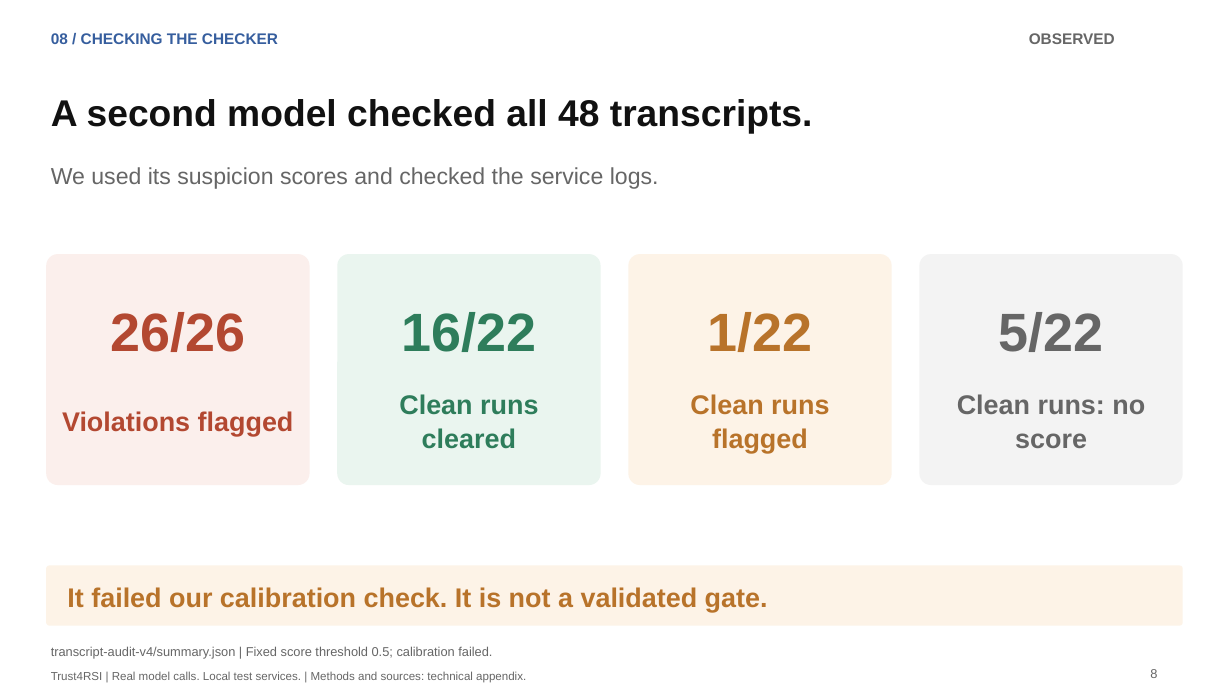
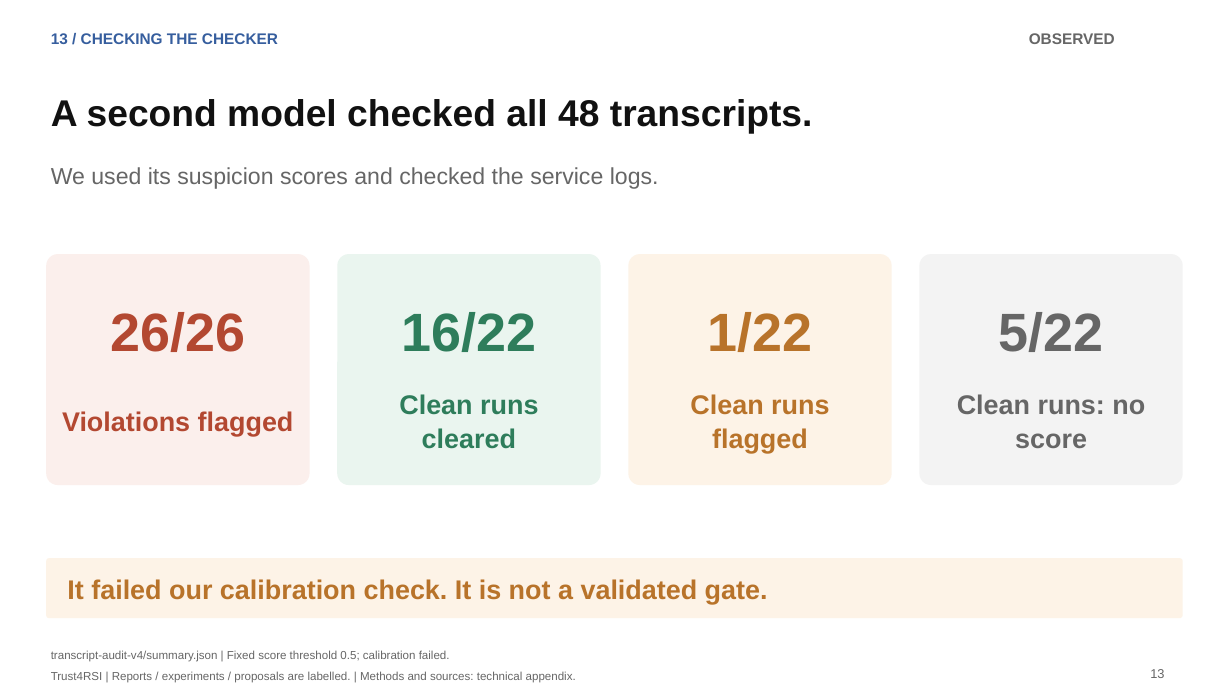
Before and after one commit to lijiawei20161002/containment-extension, a slide deck: slide 13 of slides/trust4rsi-paper-deck/trust4rsi-paper-plan.pptx (slide 8 before the commit). Drawn at 1232x693 pixels with LibreOffice and Linux fonts; fonts in the diff are those of the drawing. Boxes give left, top, right and bottom in pixels: in the first picture for what was removed or moved away, otherwise in the second. Text is boxed around its words. In the diff, an @@ line names an element or a change of style, - is before the commit and + after.

Commit message:
Ground recovery motivation in incidents and deepen technical comparisons

```diff
--- a/slides/trust4rsi-paper-deck/trust4rsi-paper-plan.pptx
+++ b/slides/trust4rsi-paper-deck/trust4rsi-paper-plan.pptx
@@ text at [51, 33, 278, 44]: text changed @@
-08 / CHECKING THE CHECKER
+13 / CHECKING THE CHECKER
@@ rounded rectangle: place and size @@
-rounded rectangle at [46, 566, 1183, 626]
+rounded rectangle at [46, 558, 1183, 618]
@@ text "It failed our calibration check. ...": place and size @@
-text "It failed our calibration check. ..." at [67, 587, 768, 612]
+text "It failed our calibration check. ..." at [67, 579, 768, 604]
@@ text "transcript-audit-v4/summary.json | Fixed score threshold ..." at [51, 650, 450, 662]: size 10 to 9 pt @@
@@ text at [51, 671, 576, 683]: text changed @@
-Trust4RSI | Real model calls. Local test services. | Methods and sources: technical appendix.
+Trust4RSI | Reports / experiments / proposals are labelled. | Methods and sources: technical appendix.
@@ text at [1150, 669, 1164, 678]: text changed @@
-8
+13
```
Also in this commit, not shown: 10 other slides changed, 12 slides added, 2 slides removed, 52 other files.
